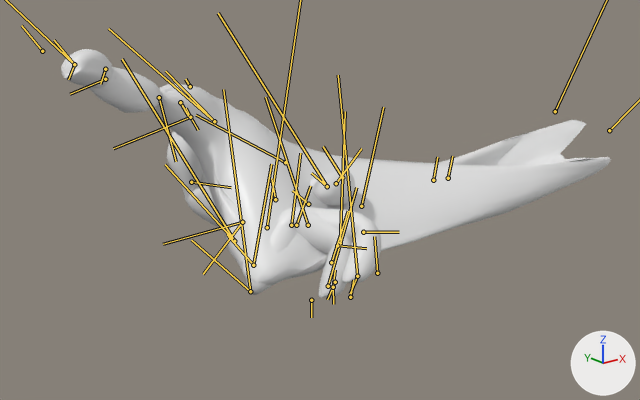
The FBX model Content/InputSimulation/InputSimulationHands.fbx as it was, and as the next commit left it.
Before and after are seen from a camera (50 mm lens) standing at (-0.367, -0.203, 0.251) and looking at (-0.142, 0.079, 0.138). Every picture has the same lights, and +X, +Y and +Z are marked at lower right. Both versions are drawn at frame 8 of the action 'Armature|PoseLib'; the numbers are the values there. The bones that bend it are drawn over the model as lines.

Names of what the first picture shows: 'HandMesh2'.
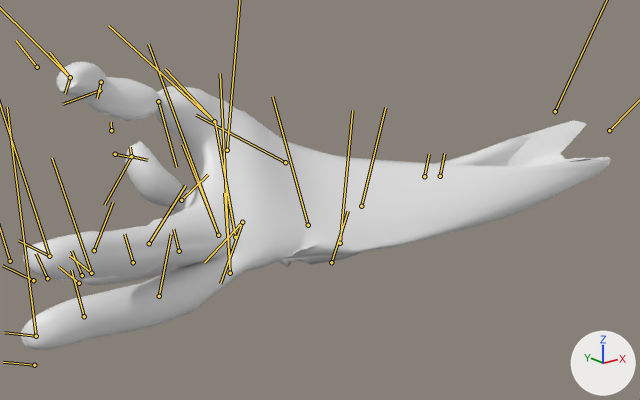
Location of each change, [x1, y1, x2, y2] in pixels of the pictures (640 x 400 px):
'HandMesh2', posed (7% wider, 16% taller): before [61, 49, 611, 298]; after [20, 62, 611, 350]
bone 'IndexProximal', root to tip: before (214, 121) to (165, 71); after (214, 121) to (165, 69)
bone 'IndexIntermediate', root to tip: before (159, 97) to (176, 161); after (158, 101) to (176, 167)
bone 'IndexDistal', root to tip: before (105, 79) to (70, 94); after (99, 90) to (63, 104)
bone 'MiddleMetacarpal', root to tip: before (308, 225) to (265, 97); after (308, 225) to (272, 96)
bone 'MiddleProximal', root to tip: before (234, 241) to (165, 164); after (218, 235) to (182, 144)
bone 'MiddleIntermediate', root to tip: before (275, 199) to (271, 178); after (149, 243) to (185, 185)
bone 'MiddleDistal', root to tip: before (336, 183) to (361, 148); after (94, 250) to (113, 202)
bone 'RingMetacarpal', root to tip: before (340, 243) to (345, 111); after (340, 243) to (352, 110)
bone 'RingProximal', root to tip: before (250, 291) to (191, 240); after (230, 273) to (224, 193)
bone 'RingIntermediate', root to tip: before (291, 225) to (300, 153); after (159, 296) to (171, 234)
bone 'RingDistal', root to tip: before (363, 232) to (399, 232); after (84, 316) to (71, 270)
bone 'LittleMetacarpal', root to tip: before (361, 206) to (383, 107); after (361, 206) to (385, 107)
bone 'LittleProximal', root to tip: before (253, 265) to (227, 234); after (235, 237) to (227, 191)
bone 'LittleIntermediate', root to tip: before (296, 225) to (310, 186); after (179, 251) to (173, 229)
bone 'LittleDistal', root to tip: before (337, 245) to (366, 248); after (133, 262) to (124, 234)
bone 'ThumbProximal', root to tip: before (242, 222) to (203, 274); after (242, 222) to (220, 283)
bone 'ThumbDistal', root to tip: before (191, 182) to (231, 187); after (181, 200) to (208, 174)

The edits, one by one:
Bone 'IndexProximal' (bone_indexproximal) turns from (-22, -5, 3) to (-22, -8, 2) degrees about its own x, y and z.
Bone 'IndexIntermediate' (bone_indexintermediate) turns from (153, -14, 5) to (152, -20, 8) degrees about its own x, y and z.
Bone 'IndexDistal' (bone_indexdistal) turns from (-96, -16, 3) to (-96, -25, 3) degrees about its own x, y and z.
Bone 'MiddleMetacarpal' (bone_middlemetacarpal) turns from (77, 26, 32) to (74, 21, 26) degrees about its own x, y and z.
Bone 'MiddleProximal' (bone_middleproximal) turns from (-11, 174, -14) to (1, 1, 4) degrees about its own x, y and z.
Bone 'MiddleIntermediate' (bone_middleintermediate) turns from (-24, -55, -55) to (-65, -9, -1) degrees about its own x, y and z.
Bone 'MiddleDistal' (bone_middledistal) turns from (48, -14, -105) to (15, -6, 0) degrees about its own x, y and z.
Bone 'RingMetacarpal' (bone_ringmetacarpal) turns from (35, 24, 20) to (33, 12, 16) degrees about its own x, y and z.
Bone 'RingProximal' (bone_ringproximal) turns from (-17, -178, -32) to (1, 5, 1) degrees about its own x, y and z.
Bone 'RingIntermediate' (bone_ringintermediate) turns from (19, -50, -75) to (-22, -14, 1) degrees about its own x, y and z.
Bone 'RingDistal' (bone_ringdistal) turns from (38, 2, -93) to (36, -3, -9) degrees about its own x, y and z.
Bone 'LittleMetacarpal' (bone_littlemetacarpal) turns from (5, 12, 4) to (4, -3, 3) degrees about its own x, y and z.
Bone 'LittleProximal' (bone_littleproximal) turns from (-9, -180, -19) to (9, -6, -2) degrees about its own x, y and z.
Bone 'LittleIntermediate' (bone_littleintermediate) turns from (14, -59, -60) to (-21, -5, -1) degrees about its own x, y and z.
Bone 'LittleDistal' (bone_littledistal) turns from (37, -19, -69) to (22, -3, 2) degrees about its own x, y and z.
Bone 'ThumbProximal' (bone_thumbproximal) turns from (140, 27, 14) to (138, 12, 3) degrees about its own x, y and z.
Bone 'ThumbDistal' (bone_thumbdistal) turns from (134, -10, -49) to (131, -14, -20) degrees about its own x, y and z.
